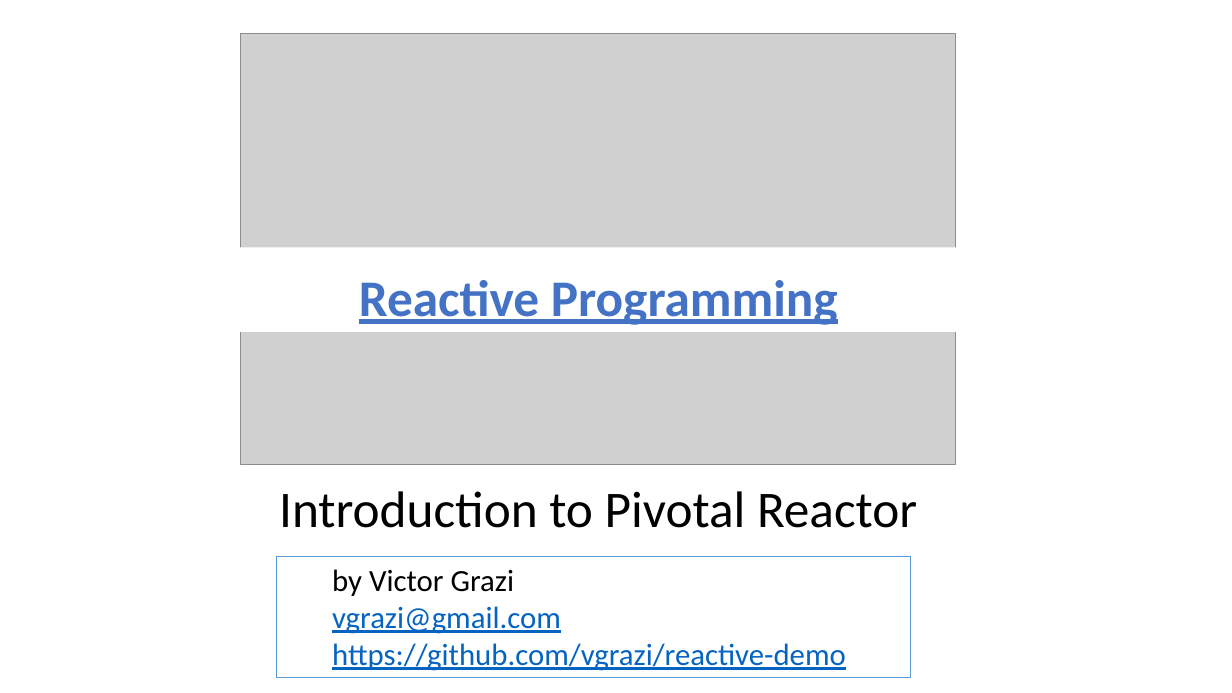
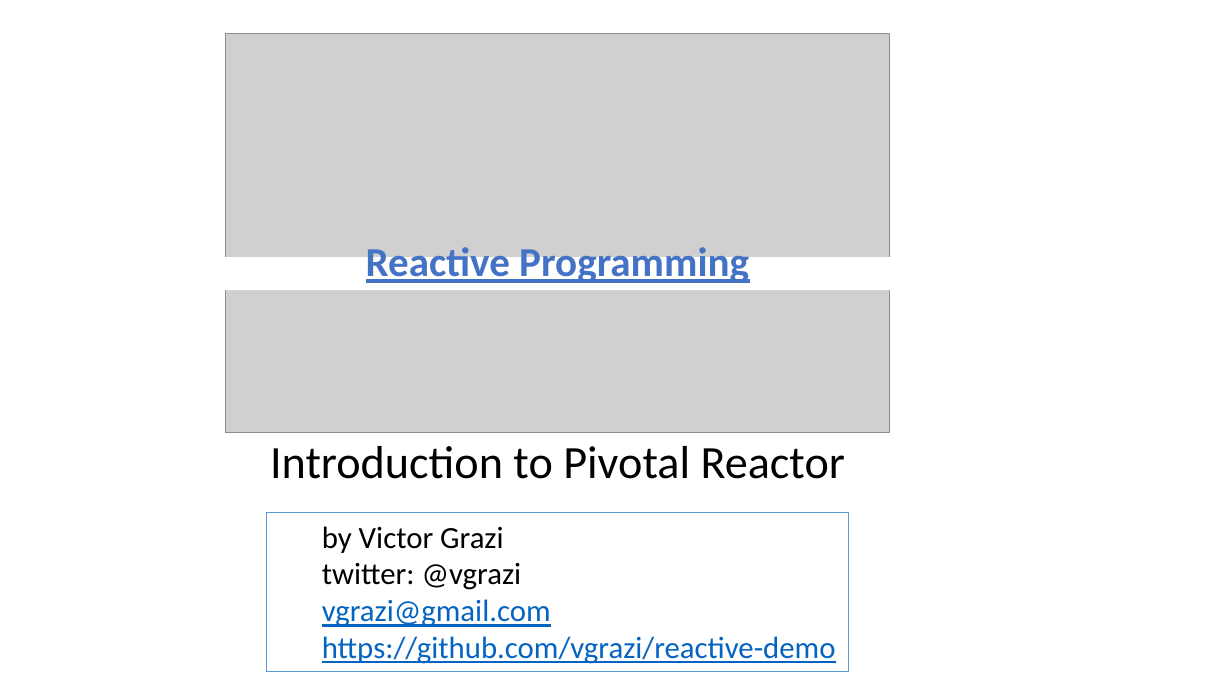
Before and after one commit to vgrazi/reactive-demo, a slide deck: slide 1 of presentation/Reactive Programming with Pivotal's Reactor.pptx. Drawn at 1232x693 pixels with LibreOffice and Linux fonts; fonts in the diff are those of the drawing; grey boxes stand for pictures. Boxes give left, top, right and bottom in pixels: in the first picture for what was removed or moved away, otherwise in the second. Text is boxed around its words. In the diff, an @@ line names an element or a change of style, - is before the commit and + after.

```diff
--- a/presentation/Reactive Programming with Pivotal's Reactor.pptx
+++ b/presentation/Reactive Programming with Pivotal's Reactor.pptx
@@ picture: place and size @@
-picture at [241,34,957,465]
+picture at [226,34,889,433]
@@ title "Reactive Programming": place and size @@
-title "Reactive Programming" at [34,248,1164,333]
+title "Reactive Programming" at [34,257,1082,290]
@@ title "Reactive Programming" at [34,257,1082,290]: size 40 to 32 pt @@
@@ subtitle "Introduction to Pivotal Reactor": place and size @@
-subtitle "Introduction to Pivotal Reactor" at [279,491,917,528]
+subtitle "Introduction to Pivotal Reactor" at [270,446,845,479]
@@ subtitle "Introduction to Pivotal Reactor" at [270,446,845,479]: size 40 to 36 pt @@
@@ rectangle "by Victor Grazi": place and size @@
-rectangle "by Victor Grazi" at [277,556,911,677]
+rectangle "by Victor Grazi" at [266,513,848,672]
@@ text in rectangle at [322,563,522,590]: paragraph added @@
+  twitter: @vgrazi
```
Also in this commit, not shown: 3 other slides changed.
